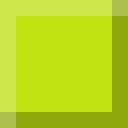
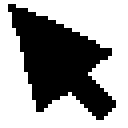
Layers edited between the first and the second w=128, h=128 image:
removed layer "light" (was 25%) over left=0, top=0, right=128, bottom=128
removed layer "shadow" (was 25%) over left=0, top=0, right=128, bottom=128
removed layer "animalese" over left=0, top=0, right=128, bottom=128
removed layer "bgm" over left=0, top=0, right=128, bottom=128
removed layer "barcoloudly" over left=0, top=0, right=128, bottom=128
added layer "Layer 1" above "Layer 2" over left=8, top=4, right=116, bottom=120
added layer "Layer 2" over left=0, top=0, right=128, bottom=128
